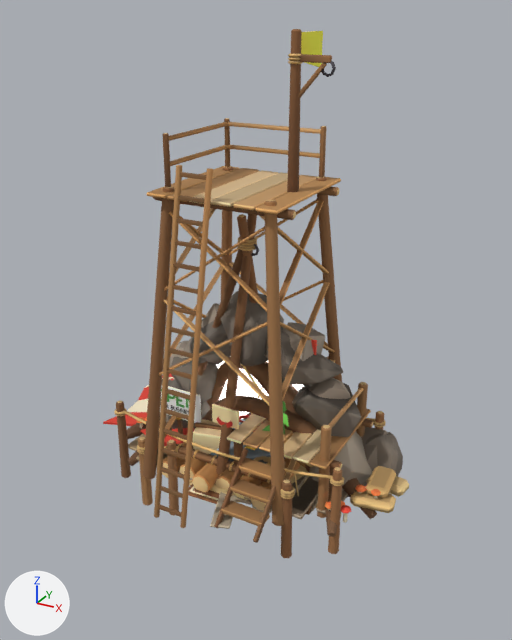
Two versions of the glTF model game/public/models/build/traversal.glb, one commit apart.
Before and after are seen from a 50 mm lens placed at (6.51, -11.48, 9.06), pointed at (0.09, 0.19, 3.23). Every picture has the same lights, and +X, +Y and +Z are marked at lower left. The first picture is the older version. Where no turn or scale is listed for an object, it has been applied to the vertices. Vertices at exactly the same position are counted once.

In view in the first picture: 'boardwalk_a__matte', 'boardwalk_b__matte', 'bridge__matte', 'hatch__matte', 'portal_cave__matte', 'portal_cave_dark__matte', 'portal_roots__matte', 'raft__matte', 'supply_gondola__matte', 'zip_end__matte', 'zip_tower__matte' and 4 more.
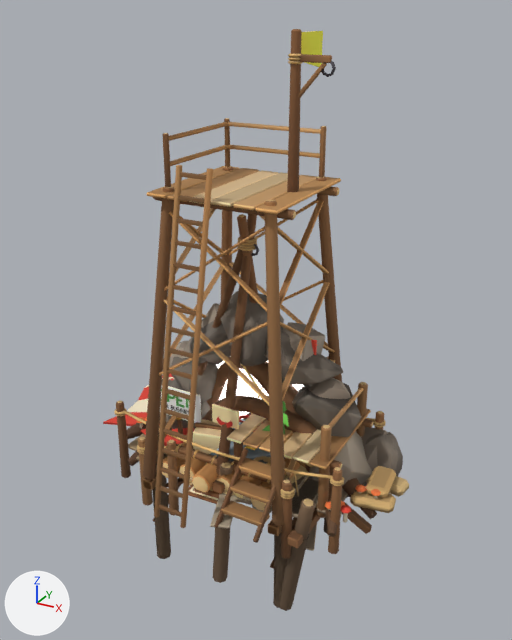
What differs and where, as boxes (x1, y1, x2, y2) in the pictures (512 x 640 px):
'dock_broken__matte', added (mostly hidden): after (143, 435, 372, 611)
'dock_piles__matte', added (brown): after (212, 462, 233, 583)
'dock_a__matte', added (mostly hidden): after (163, 454, 327, 608)
part 1 of me_bridge__matte, recoloured: (128, 446, 347, 513) in both
part 2 of me_bridge__matte, recoloured: (117, 421, 344, 554) in both
part 3 of me_zip_end__matte, edited (looks the same): (198, 214, 368, 543) in both
part 4 of me_zip_end__matte, recoloured (beige to brown): (350, 476, 409, 513) in both
part 5 of me_zip_end__matte, edited (looks the same): (221, 428, 409, 526) in both
part 6 of me_zip_tower__matte, recoloured: (143, 336, 342, 526) in both
part 7 of me_zip_tower__matte, recoloured: (154, 363, 284, 528) in both

The change, as a list of edits to the scene's bpy script:
```text
Change me_bridge__matte:
    where me_bridge__matte.from_pydata(...)  # 832 vertices, 1484 faces; spans x -2.69..2.69, y -1.29..1.29, z -0.7..1.25
    used by ob_bridge__matte; location = (0.0, 0.0, 0.0)
    me_bridge__matte part 1: 222 faces centred in x -2.5..2.47, y -1.17..1.14, z -0.04..0.13 are repainted in the vertex colours; the middle colour goes from beige #b19879 to brown #948065
    me_bridge__matte part 2: 192 faces centred in x -2.64..2.64, y -1.24..1.24, z -0.69..0.59 are repainted in the vertex colours; the middle colour goes from brown #9e7d53 to brown #825f3c
Change me_zip_end__matte:
    where me_zip_end__matte.from_pydata(...)  # 766 vertices, 1364 faces; spans x -1.96..3.5, y -2.39..1.36, z -0.12..5.51
    used by ob_zip_end__matte; location = (0.0, 0.0, 0.0)
    me_zip_end__matte part 3: 240 faces centred in x -1.95..3.09, y -2.39..1.34, z -0.11..3.64 are repainted in the vertex colours; the middle colour goes from brown #986b43 to brown #755031
    me_zip_end__matte part 4: 117 faces centred in x -1.93..3.47, y -1.3..1.3, z -0.11..0.42 are repainted in the vertex colours; the middle colour goes from beige #ffdc97 to brown #c9a774
    me_zip_end__matte part 5: 148 faces centred in x 0.6..3.48, y -2.17..0.64, z -0.09..1.26 are repainted in the vertex colours; the middle colour goes from orange #bb8c58 to brown #a98050
Change me_zip_tower__matte:
    where me_zip_tower__matte.from_pydata(...)  # 1610 vertices, 2940 faces; spans x -1.7..1.7, y -2.7..1.7, z -0.11..8.75
    used by ob_zip_tower__matte; location = (0.0, 0.0, 0.0)
    me_zip_tower__matte part 6: 185 faces centred in x -1.67..1.67, y -2.64..1.67, z -0.1..4.39 are repainted in the vertex colours; the middle colour goes from brown #9d6f45 to brown #805a37
    me_zip_tower__matte part 7: 80 faces centred in x -1.67..1.67, y -2.69..1.62, z -0.1..4.4 are repainted in the vertex colours; the middle colour goes from orange #b98252 to brown #92693f
Add me_dock_piles__matte:
    me_dock_piles__matte.from_pydata(...)  # 145 vertices, 266 faces; spans x -0.16..0.62, y -1.57..1.46, z -2.42..0.56
    me_dock_piles__matte.materials.append(mat_matte)
Add me_dock_broken__matte:
    me_dock_broken__matte.from_pydata(...)  # 701 vertices, 1256 faces; spans x -2.02..2.81, y -1.72..1.72, z -2.43..0.78
    me_dock_broken__matte.materials.append(mat_matte)
Add me_dock_a__matte:
    me_dock_a__matte.from_pydata(...)  # 848 vertices, 1520 faces; spans x -2.02..2.02, y -1.72..1.72, z -2.4..0.78
    me_dock_a__matte.materials.append(mat_matte)
Add ob_dock_piles__matte:
    ob_dock_piles__matte = bpy.data.objects.new('dock_piles__matte', me_dock_piles__matte)
    ob_dock_piles__matte.location = (0.0, 0.0, 0.0)
Add ob_dock_broken__matte:
    ob_dock_broken__matte = bpy.data.objects.new('dock_broken__matte', me_dock_broken__matte)
    ob_dock_broken__matte.location = (0.0, 0.0, 0.0)
Add ob_dock_a__matte:
    ob_dock_a__matte = bpy.data.objects.new('dock_a__matte', me_dock_a__matte)
    ob_dock_a__matte.location = (0.0, 0.0, 0.0)
```
